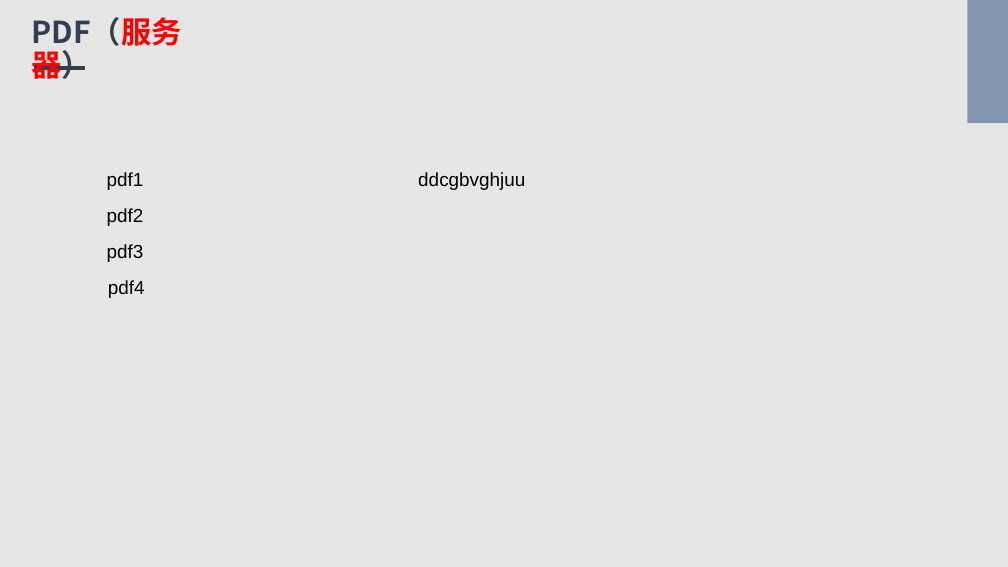
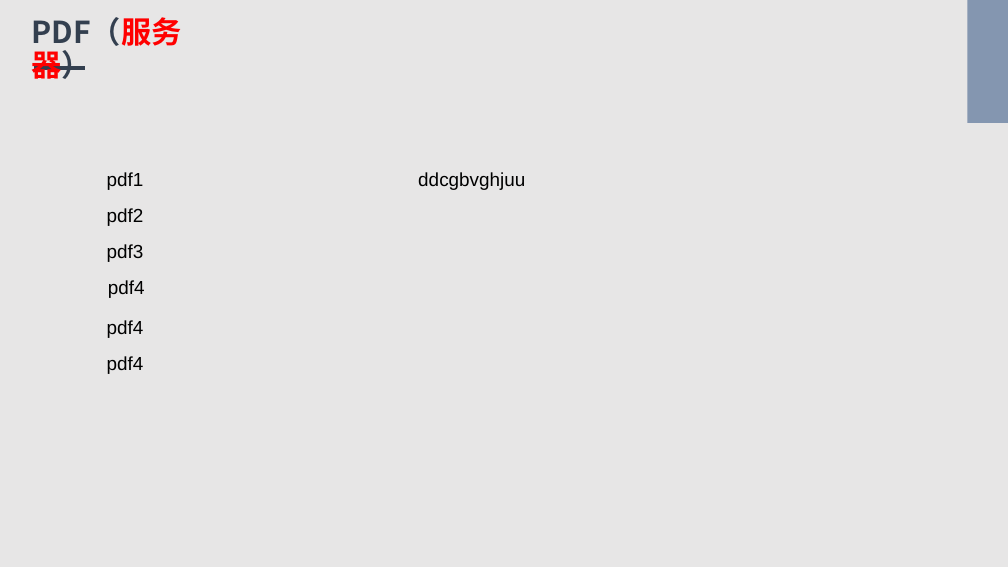
Before and after one commit to Bukehi/BukehiWeb, a slide deck: slide 6 of livefile/livepowerpoint.pptx. Drawn at 1008x567 pixels with LibreOffice and Linux fonts; fonts in the diff are those of the drawing. Boxes give left, top, right and bottom in pixels: in the first picture for what was removed or moved away, otherwise in the second. Text is boxed around its words. In the diff, an @@ line names an element or a change of style, - is before the commit and + after.

Commit message:
"upgrade commit"

```diff
--- a/livefile/livepowerpoint.pptx
+++ b/livefile/livepowerpoint.pptx
@@ text added at (x1=107, y1=320, x2=144, y2=338), 18 pt, text #000000 @@
+pdf4
@@ text added at (x1=107, y1=356, x2=144, y2=374), 18 pt, text #000000 @@
+pdf4
```
